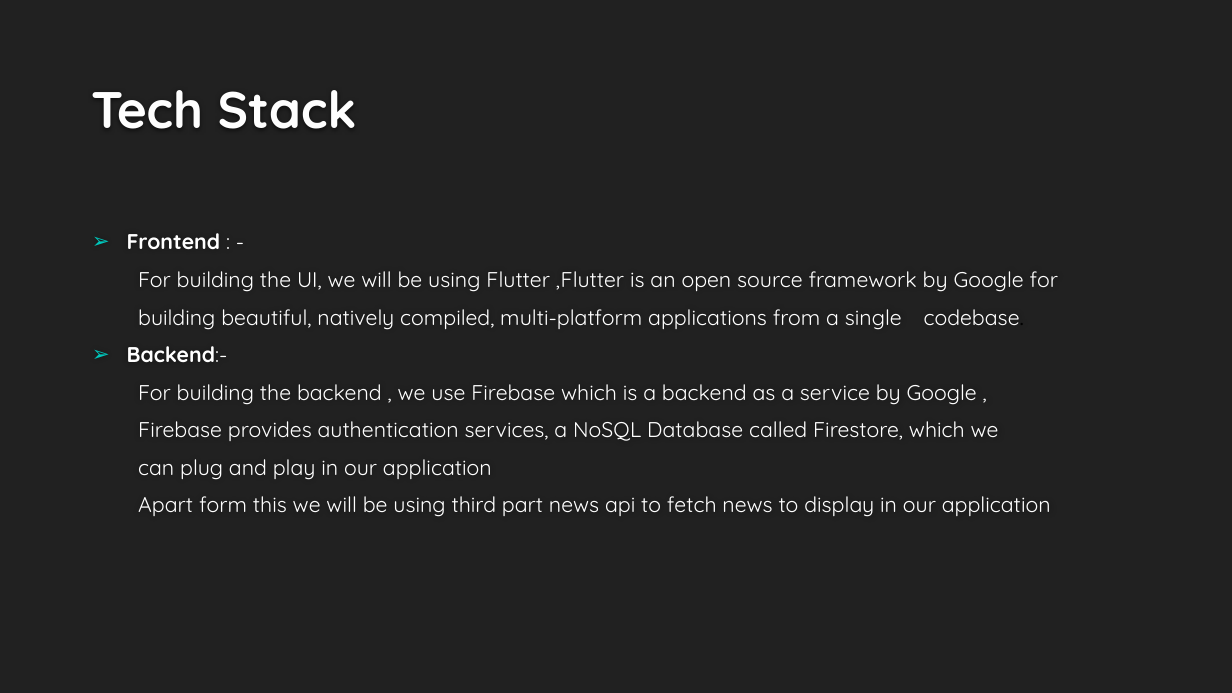
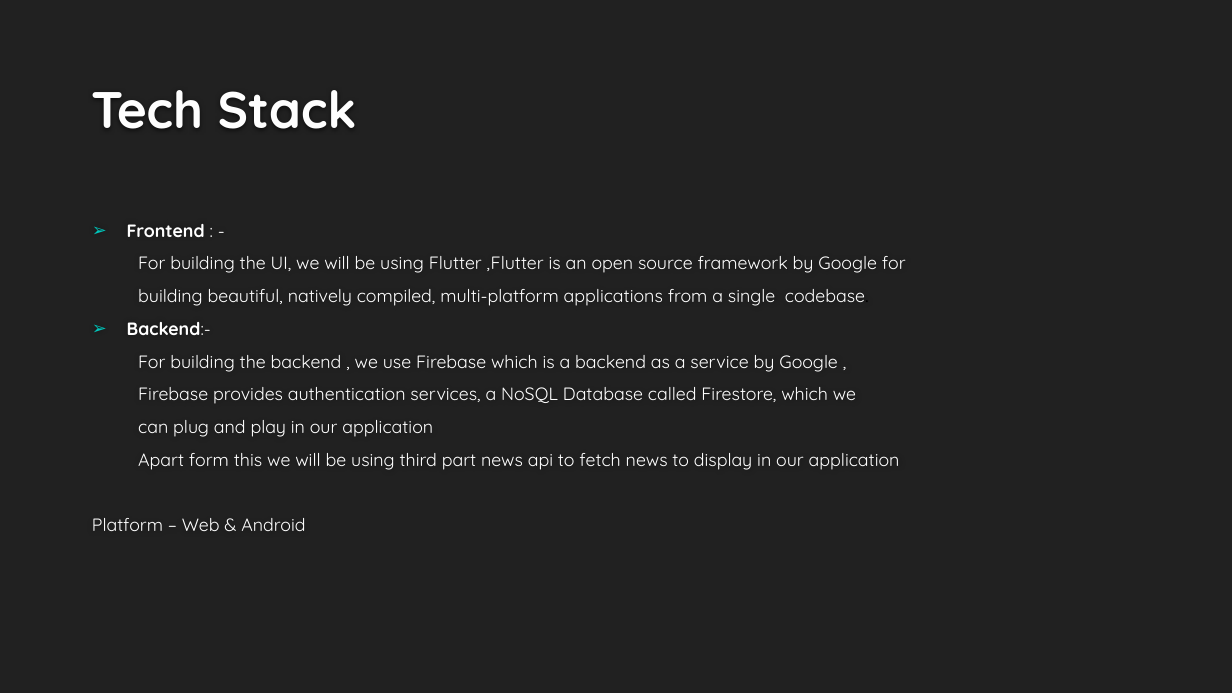
Before and after one commit to CPAD2022/CPAD2022SecBTeam09, a slide deck: slide 3 of CPAD Assignment.pptx. Drawn at 1232x693 pixels with LibreOffice and Linux fonts; fonts in the diff are those of the drawing; background and template pictures are left out. Boxes give left, top, right and bottom in pixels: in the first picture for what was removed or moved away, otherwise in the second. Text is boxed around its words. In the diff, an @@ line names an element or a change of style, - is before the commit and + after.

```diff
--- a/CPAD Assignment.pptx
+++ b/CPAD Assignment.pptx
@@ text at box(127, 224, 906, 470): size 16.6 to 13.9 pt @@
@@ text at box(92, 518, 305, 531): paragraph added @@
+Platform – Web & Android
```
Also in this commit, not shown: 2 other slides changed, 1 slide added.
